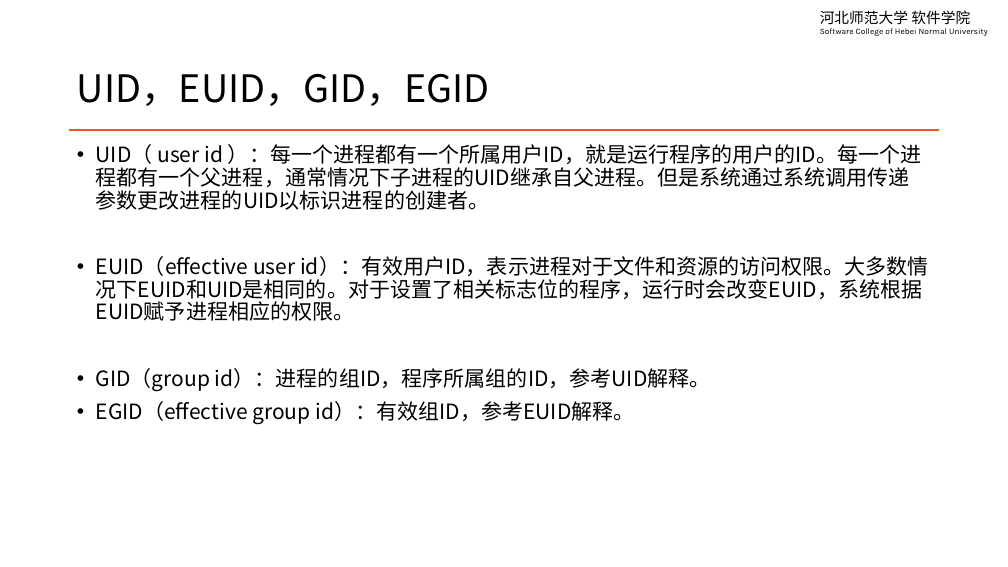
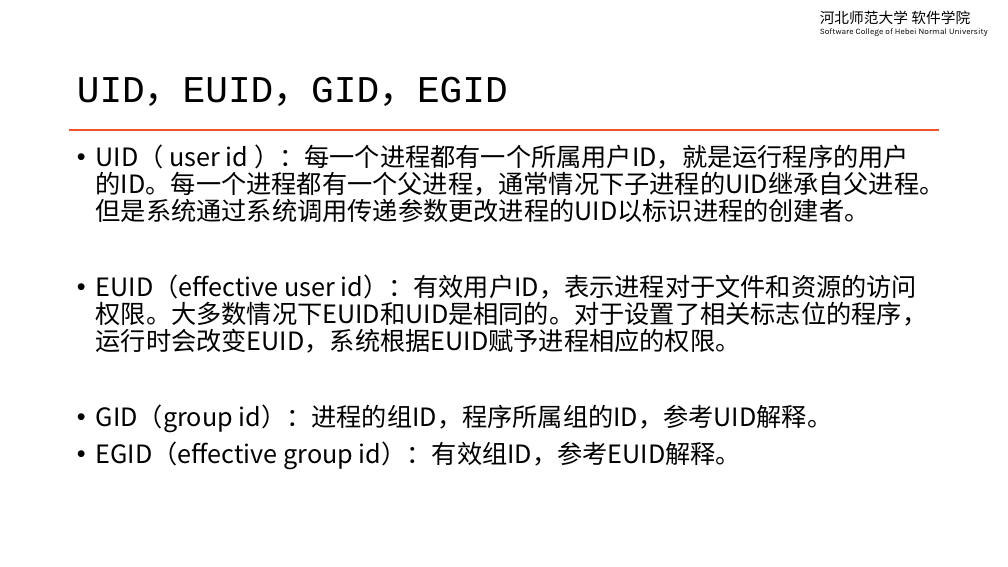
Before and after one commit to edu2act/course-linux-system, a slide deck: slide 3 of materials/slides/ch09-process-managment.pptx. Drawn at 1008x567 pixels with LibreOffice and Linux fonts; fonts in the diff are those of the drawing. Boxes give left, top, right and bottom in pixels: in the first picture for what was removed or moved away, otherwise in the second. Text is boxed around its words. In the diff, an @@ line names an element or a change of style, - is before the commit and + after.

```diff
--- a/materials/slides/ch09-process-managment.pptx
+++ b/materials/slides/ch09-process-managment.pptx
@@ title "UID，EUID，GID，EGID" at (77, 76, 508, 106): font Noto Sans CJK SC to Courier New @@
@@ text "UID（ user id ）：每一个进程都有一个所属用户ID，就是运行程序的用户的ID。每一个进程都有一个父进程，通常情 ..." at (96, 144, 945, 470): size 20 to 24 pt @@
```
Also in this commit, not shown: 7 other slides changed, 1 other file.
